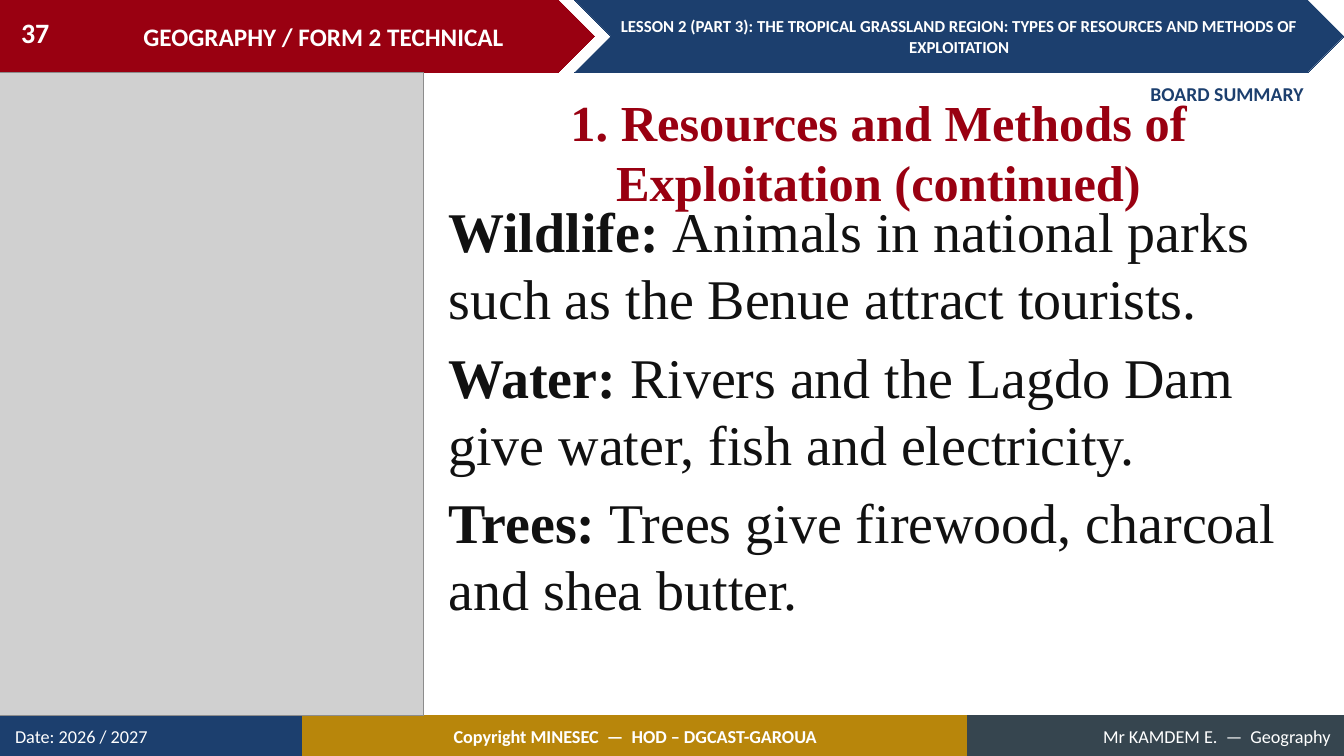
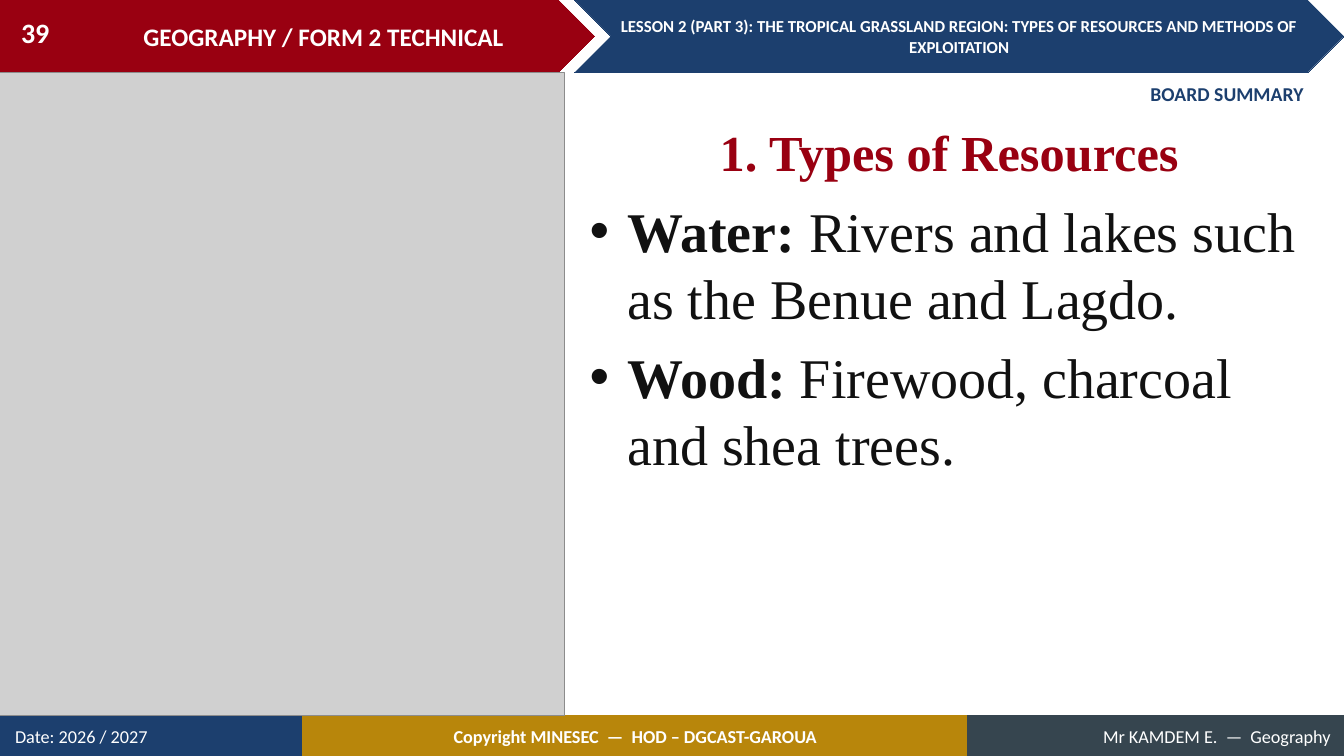
Before and after one commit to Berthautk/linea-github, a slide deck: slide 39 of lecons/F2T/08_S02_L2_P3_Tropical_Grassland_Resources.pptx (slide 37 before the commit). Drawn at 1344x756 pixels with LibreOffice and Linux fonts; fonts in the diff are those of the drawing; grey boxes stand for pictures. Boxes give left, top, right and bottom in pixels: in the first picture for what was removed or moved away, otherwise in the second. Text is boxed around its words. In the diff, an @@ line names an element or a change of style, - is before the commit and + after.

```diff
--- a/lecons/F2T/08_S02_L2_P3_Tropical_Grassland_Resources.pptx
+++ b/lecons/F2T/08_S02_L2_P3_Tropical_Grassland_Resources.pptx
@@ page number at (21, 24, 49, 44): text changed @@
-37
+39
@@ picture: place and size @@
-picture at (0, 73, 423, 716)
+picture at (0, 73, 565, 716)
@@ text at (720, 135, 1178, 181): text changed @@
-1. Resources and Methods of Exploitation (continued)
+1. Types of Resources
@@ text at (627, 213, 1296, 466): text changed @@
-Wildlife: Animals in national parks such as the Benue attract tourists.
-Water: Rivers and the Lagdo Dam give water, fish and electricity.
-Trees: Trees give firewood, charcoal and shea butter.
+• Water: Rivers and lakes such as the Benue and Lagdo.
+• Wood: Firewood, charcoal and shea trees.
```
Also in this commit, not shown: 26 other slides changed, 7 slides added, 36 other files.
